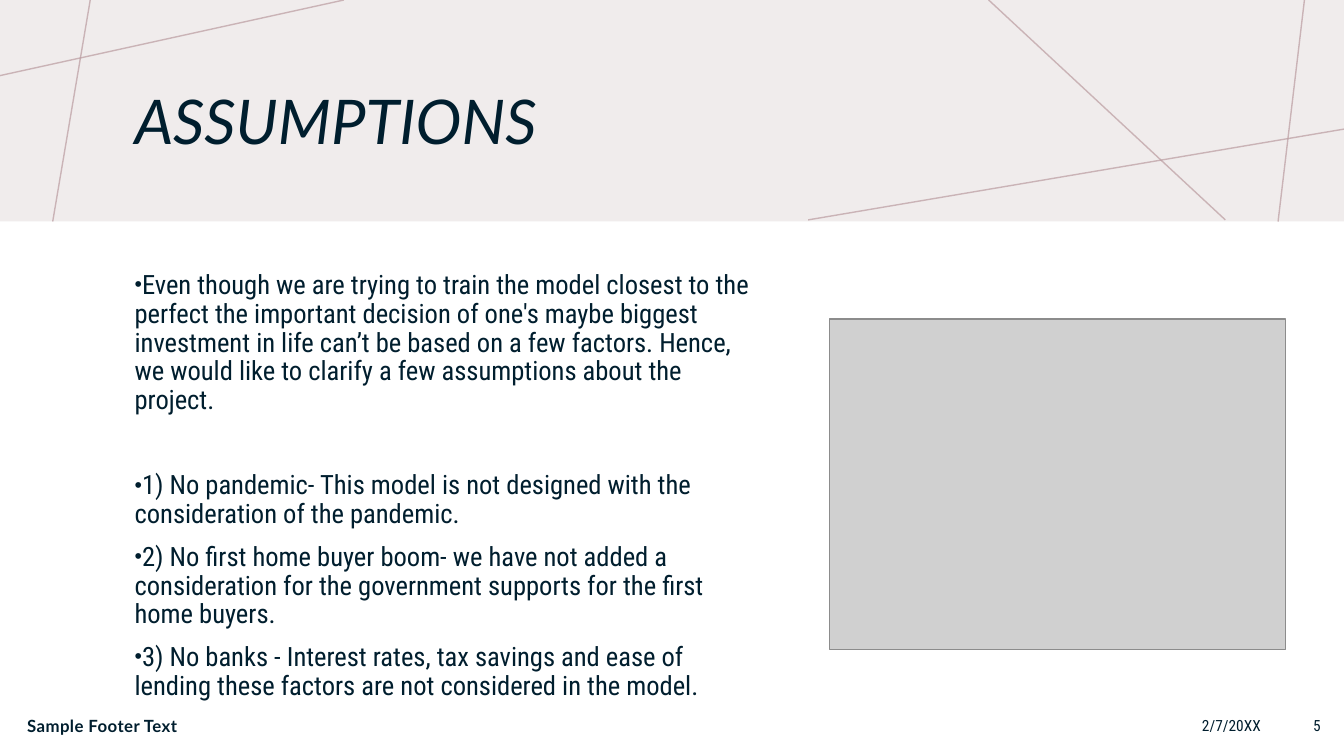
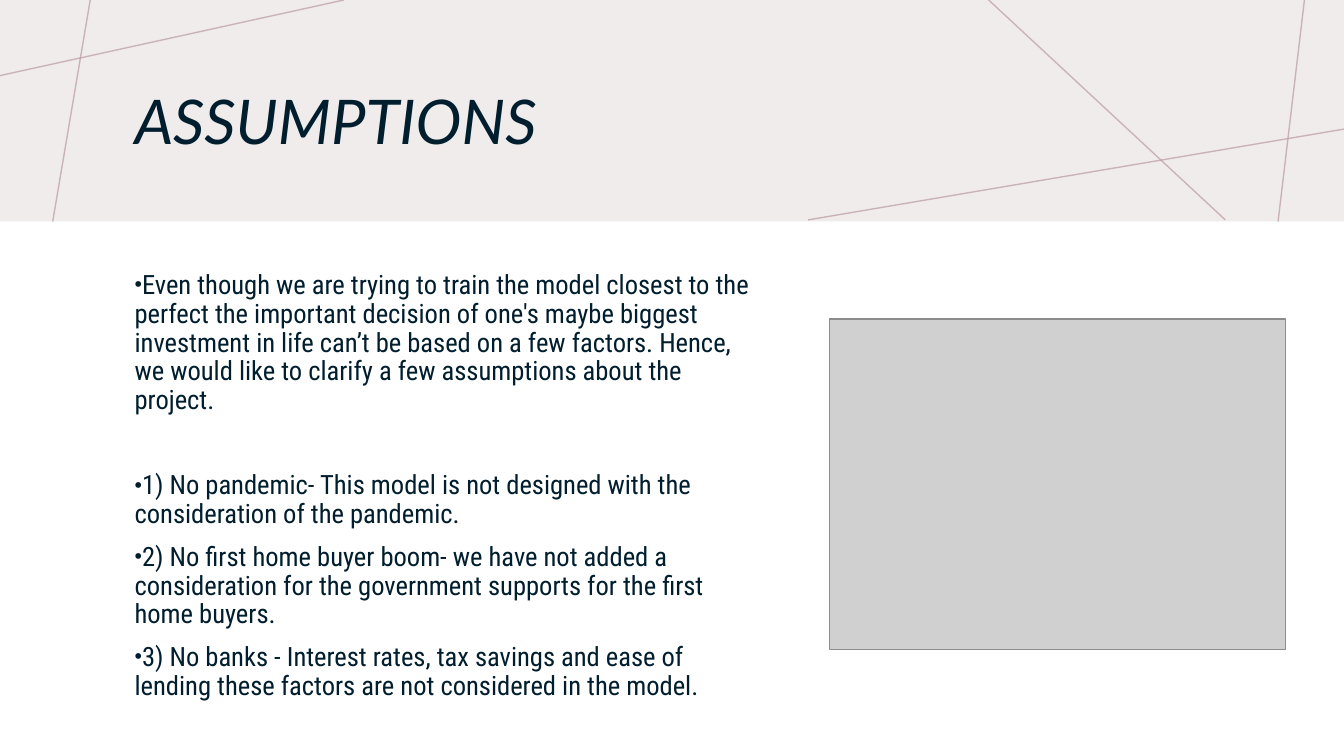
Before and after one commit to Anguyensfg/project-4, a slide deck: slide 5 of Project 4.pptx. Drawn at 1344x756 pixels with LibreOffice and Linux fonts; fonts in the diff are those of the drawing; grey boxes stand for pictures. Boxes give left, top, right and bottom in pixels: in the first picture for what was removed or moved away, otherwise in the second. Text is boxed around its words. In the diff, an @@ line names an element or a change of style, - is before the commit and + after.

```diff
--- a/Project 4.pptx
+++ b/Project 4.pptx
@@ text removed at <box>27,719,177,735</box> @@
-Sample Footer Text
@@ text removed at <box>1202,720,1261,732</box> @@
-2/7/20XX
@@ page number removed at <box>1313,720,1321,731</box> @@
-5
```
Also in this commit, not shown: 7 other slides changed, 1 slide added, 12 slides removed.
